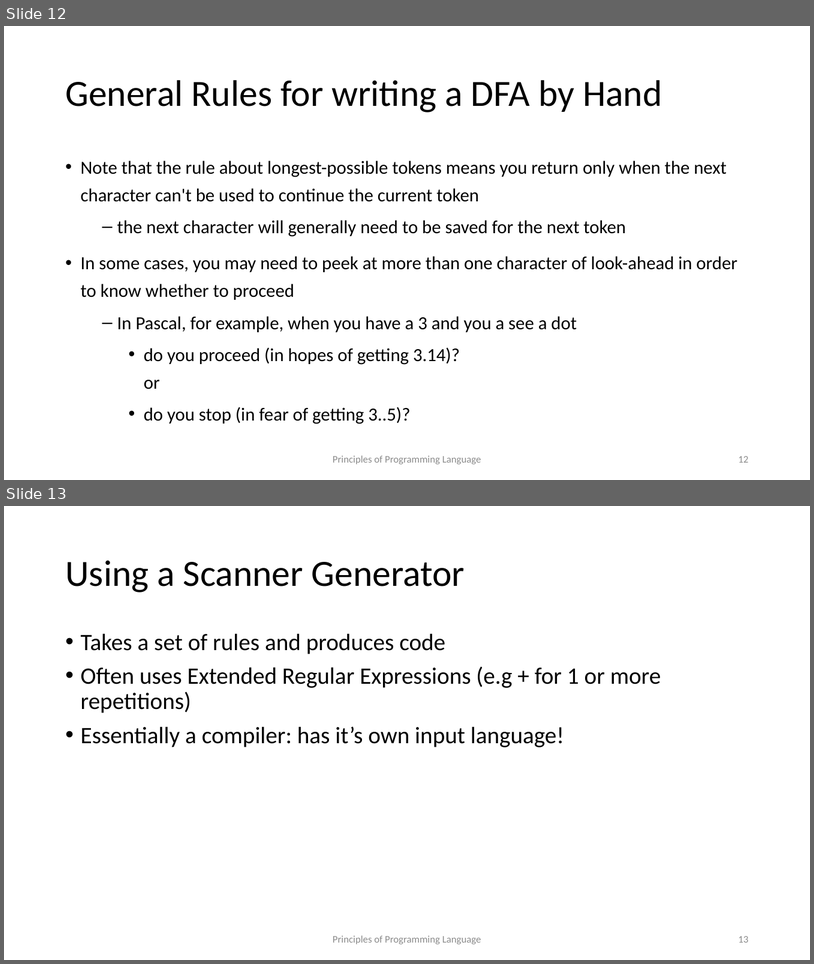
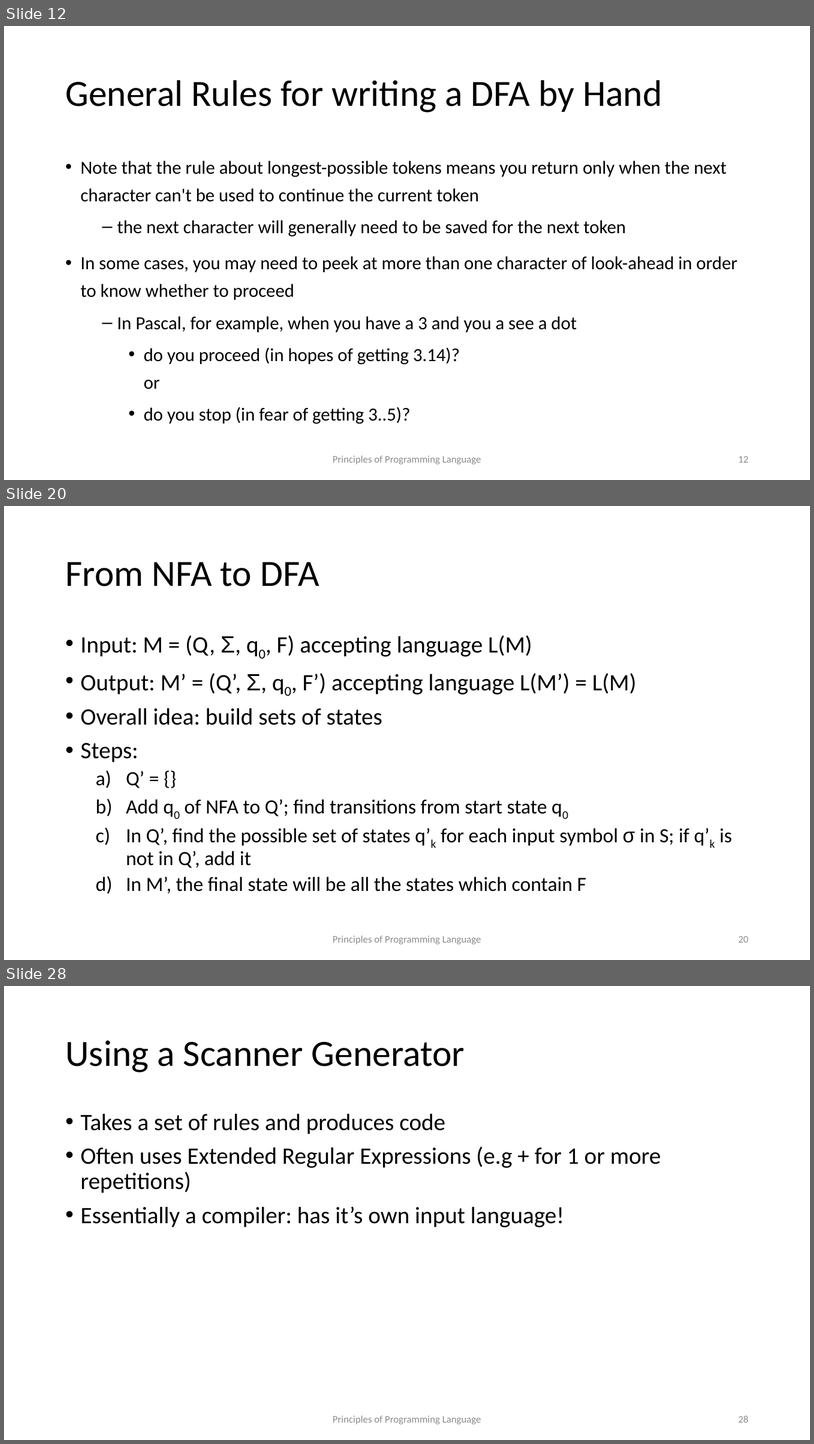
Before and after one commit to kongm/pl-design, a slide deck: scanning.pptx. Shown one above the other, each under a label of ours: slides 12 and 13 before the commit, slides 12, 20 and 28 after it; the slides between them are not shown. The pictures are 814x964 and 814x1444 pixels, drawn with LibreOffice and Linux fonts; fonts in the diff are those of the drawing. Boxes give left, top, right and bottom in pixels: in the first picture for what was removed or moved away, otherwise in the second. Text is boxed around its words. In the diff, an @@ line names an element or a change of style, - is before the commit and + after.

```diff
--- a/scanning.pptx
+++ b/scanning.pptx
@@ slide 20 added at (4, 506, 810, 960), background #FFFFFF @@
@@ title added at (65, 562, 319, 586), 44 pt, text #000000 @@
+From NFA to DFA
@@ text added at (81, 635, 732, 893), 24 pt, text #000000 @@
+• Input: M = (Q, Σ, q0, F) accepting language L(M)
+• Output: M’ = (Q’, Σ, q0, F’) accepting language L(M’) = L(M)
+• Overall idea: build sets of states
+• Steps:
+  a) Q’ = {}
+  b) Add q0 of NFA to Q’; find transitions from start state q0
+  c) In Q’, find the possible set of states q’k for each input symbol σ in S; if q’k is not in Q’, add it
+  d) In M’, the final state will be all the states which contain F
@@ text added at (333, 935, 482, 944), 12 pt, text #8C8C8C @@
+Principles of Programming Language
@@ page number added at (738, 936, 749, 942), 12 pt, text #8C8C8C @@
+20
@@ what was slide 13 is now slide 28 @@
@@ page number at (738, 1415, 749, 1422): text changed @@
-13
+28
```
Also in this commit, not shown: 15 other slides added, 2 other files.
